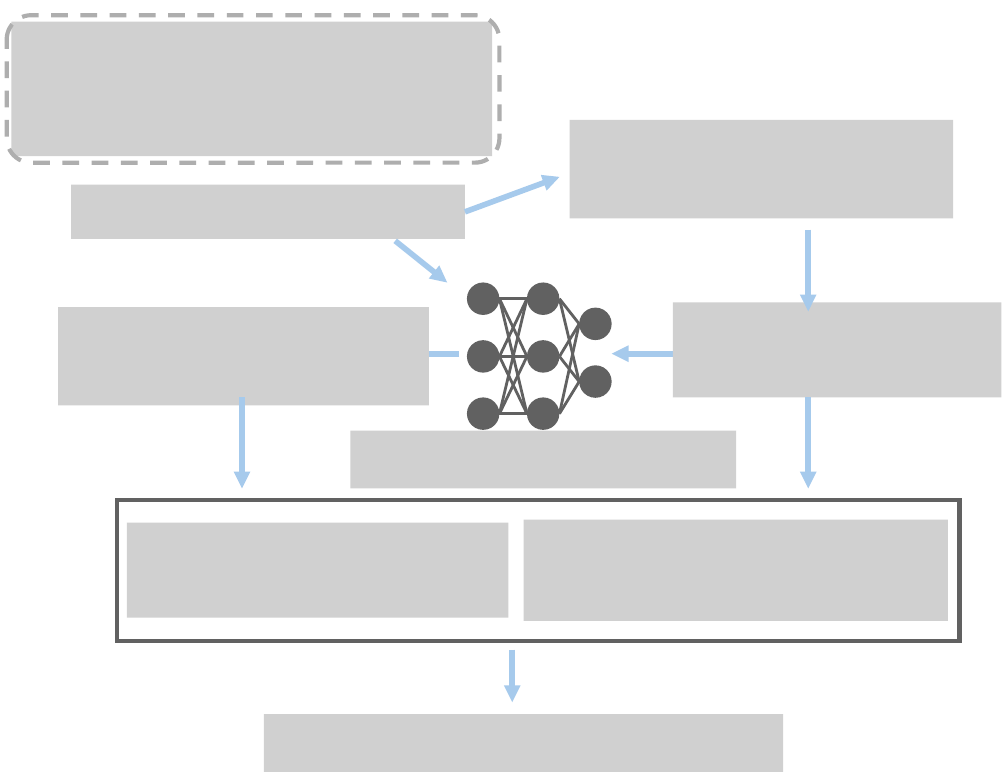
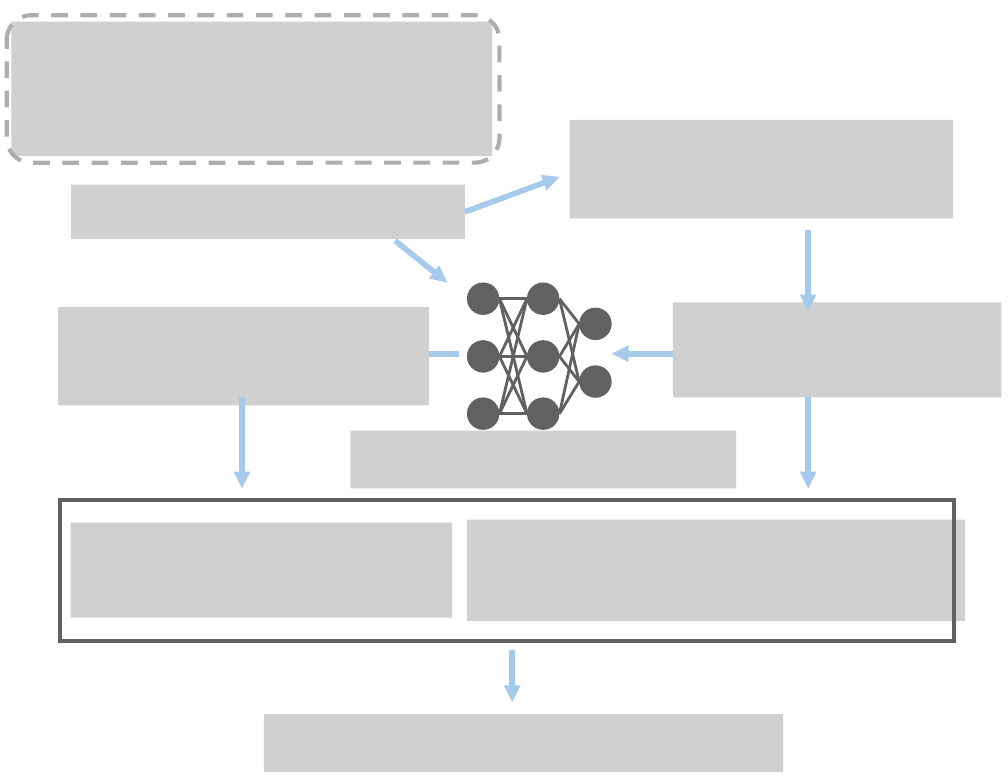
Before and after one commit to pnnl/L2O-pMINLP, a slide deck: slide 1 of img/methods.pptx. Drawn at 1008x780 pixels with LibreOffice and Linux fonts; fonts in the diff are those of the drawing; grey boxes stand for pictures. Boxes give left, top, right and bottom in pixels: in the first picture for what was removed or moved away, otherwise in the second. Text is boxed around its words. In the diff, an @@ line names an element or a change of style, - is before the commit and + after.

```diff
--- a/img/methods.pptx
+++ b/img/methods.pptx
@@ rectangle: place and size @@
-rectangle at bbox=[117, 500, 960, 641]
+rectangle at bbox=[60, 500, 954, 641]
@@ picture: place and size @@
-picture at bbox=[128, 523, 509, 618]
+picture at bbox=[71, 523, 453, 618]
@@ picture: place and size @@
-picture at bbox=[524, 519, 949, 620]
+picture at bbox=[468, 519, 965, 620]
```
Also in this commit, not shown: 1 other slide changed, 2 other files.
